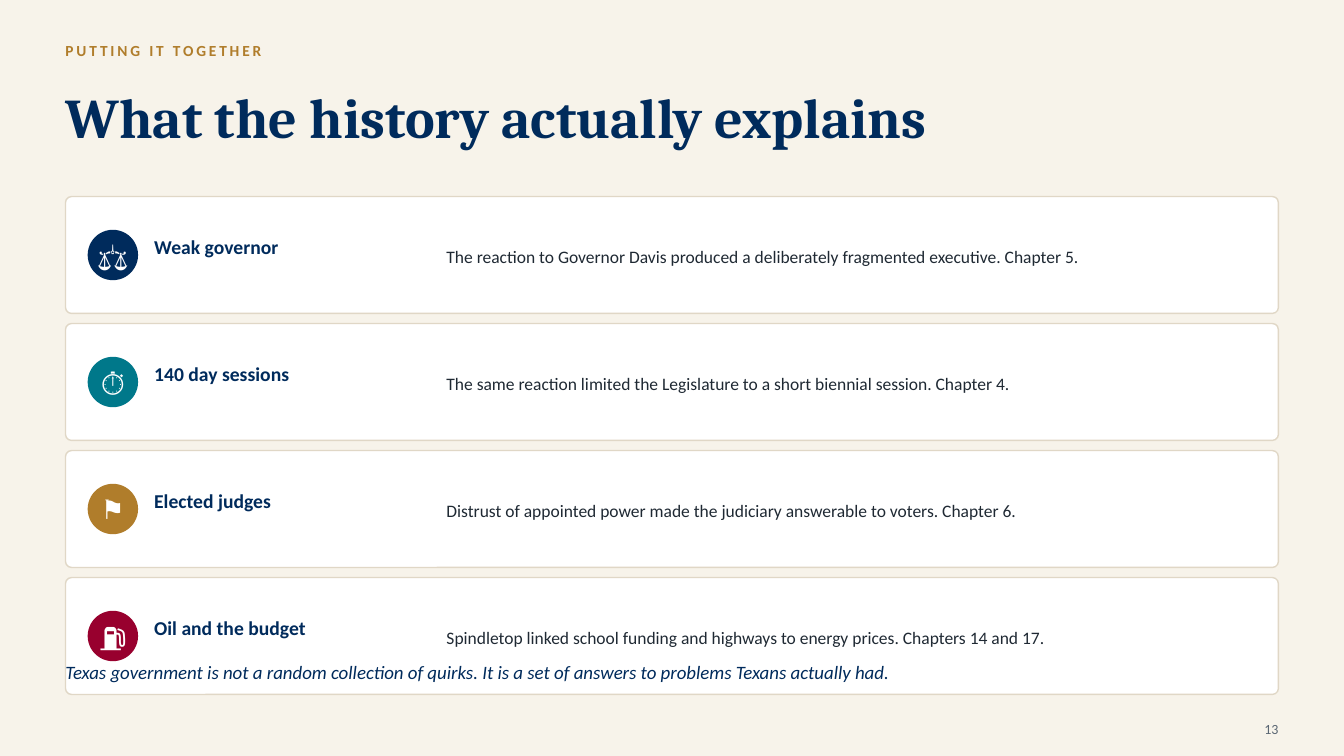
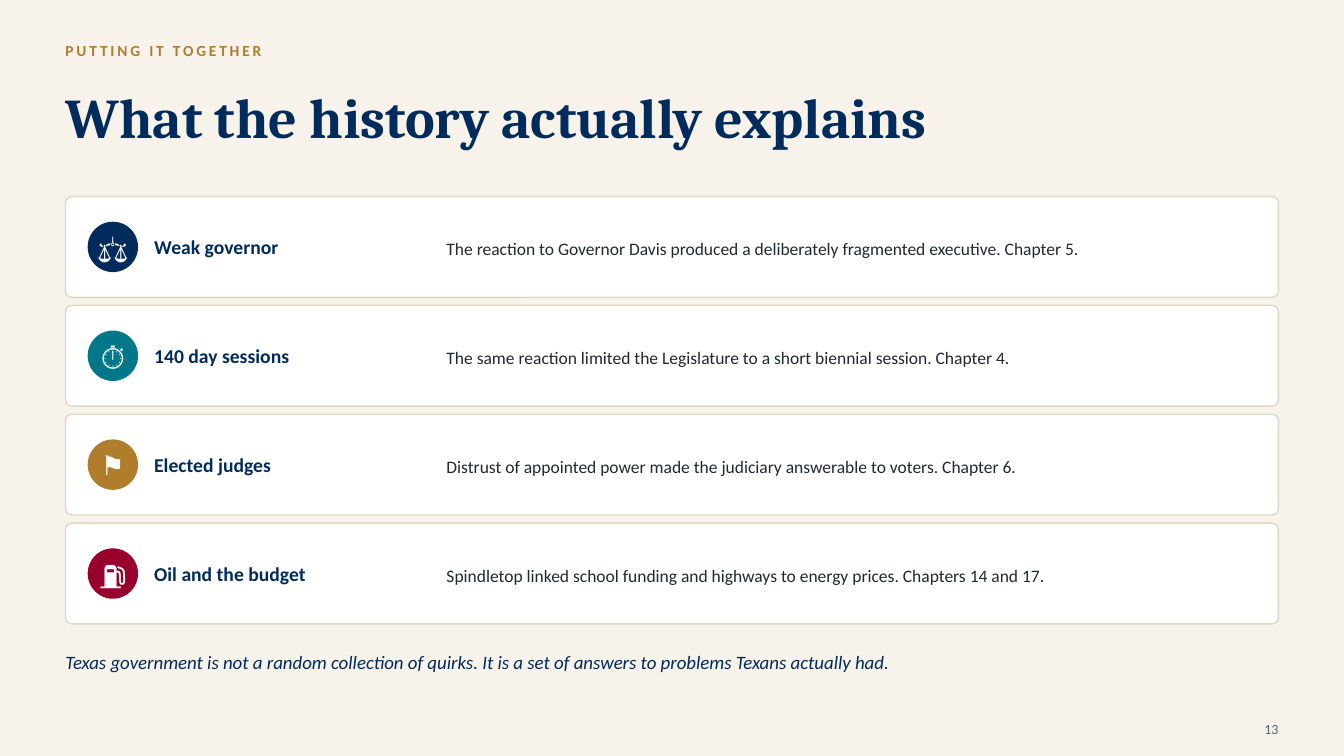
Before and after one commit to ProfessorJaredAlanStewart/texas-govt-modules, a slide deck: slide 14 of slides/Chapter 01 - Introduction to Texas (Lecture Deck).pptx. Drawn at 1344x756 pixels with LibreOffice and Linux fonts; fonts in the diff are those of the drawing. Boxes give left, top, right and bottom in pixels: in the first picture for what was removed or moved away, otherwise in the second. Text is boxed around its words. In the diff, an @@ line names an element or a change of style, - is before the commit and + after.

```diff
--- a/slides/Chapter 01 - Introduction to Texas (Lecture Deck).pptx
+++ b/slides/Chapter 01 - Introduction to Texas (Lecture Deck).pptx
@@ rounded rectangle: place and size @@
-rounded rectangle at [66, 197, 1278, 314]
+rounded rectangle at [66, 197, 1278, 297]
@@ 2 texts, 1 ellipse: place and size @@
-2 texts, 1 ellipse at [65, 230, 889, 684]
+2 texts, 1 ellipse at [65, 222, 889, 673]
@@ text "The reaction to Governor Davis ...": place and size @@
-text "The reaction to Governor Davis ..." at [446, 251, 1078, 266]
+text "The reaction to Governor Davis ..." at [446, 243, 1078, 258]
@@ rounded rectangle: place and size @@
-rounded rectangle at [66, 324, 1278, 441]
+rounded rectangle at [66, 306, 1278, 406]
@@ text "The same reaction limited the ...": place and size @@
-text "The same reaction limited the ..." at [446, 378, 1009, 393]
+text "The same reaction limited the ..." at [446, 352, 1009, 367]
@@ ellipse: place and size @@
-ellipse at [88, 357, 138, 407]
+ellipse at [88, 331, 138, 381]
@@ text "⏱": place and size @@
-text "⏱" at [88, 357, 138, 407]
+text "⏱" at [88, 331, 138, 381]
@@ text "140 day sessions": place and size @@
-text "140 day sessions" at [154, 367, 289, 384]
+text "140 day sessions" at [154, 349, 289, 366]
@@ rounded rectangle: place and size @@
-rounded rectangle at [66, 451, 1278, 568]
+rounded rectangle at [66, 414, 1278, 515]
@@ ellipse: place and size @@
-ellipse at [88, 484, 138, 534]
+ellipse at [88, 440, 138, 490]
@@ text "⚑": place and size @@
-text "⚑" at [88, 484, 138, 534]
+text "⚑" at [88, 440, 138, 490]
@@ text "Elected judges": place and size @@
-text "Elected judges" at [154, 494, 271, 512]
+text "Elected judges" at [154, 458, 271, 476]
@@ text "Distrust of appointed power made ...": place and size @@
-text "Distrust of appointed power made ..." at [446, 505, 1016, 520]
+text "Distrust of appointed power made ..." at [446, 461, 1016, 476]
@@ proportions changed in 4 elements at [66, 197, 1278, 297], [66, 306, 1278, 406], [66, 414, 1278, 515], [66, 523, 1278, 624] @@
@@ rounded rectangle: place and size @@
-rounded rectangle at [66, 578, 1278, 695]
+rounded rectangle at [66, 523, 1278, 624]
@@ text "Spindletop linked school funding and ...": place and size @@
-text "Spindletop linked school funding and ..." at [446, 632, 1044, 647]
+text "Spindletop linked school funding and ..." at [446, 570, 1044, 585]
@@ ellipse: place and size @@
-ellipse at [88, 611, 138, 661]
+ellipse at [88, 548, 138, 599]
@@ text "⛽": place and size @@
-text "⛽" at [88, 611, 138, 661]
+text "⛽" at [88, 548, 138, 599]
@@ text "Oil and the budget": place and size @@
-text "Oil and the budget" at [154, 621, 305, 639]
+text "Oil and the budget" at [154, 567, 305, 585]
```
Also in this commit, not shown: 3 other slides changed, 20 other files.
